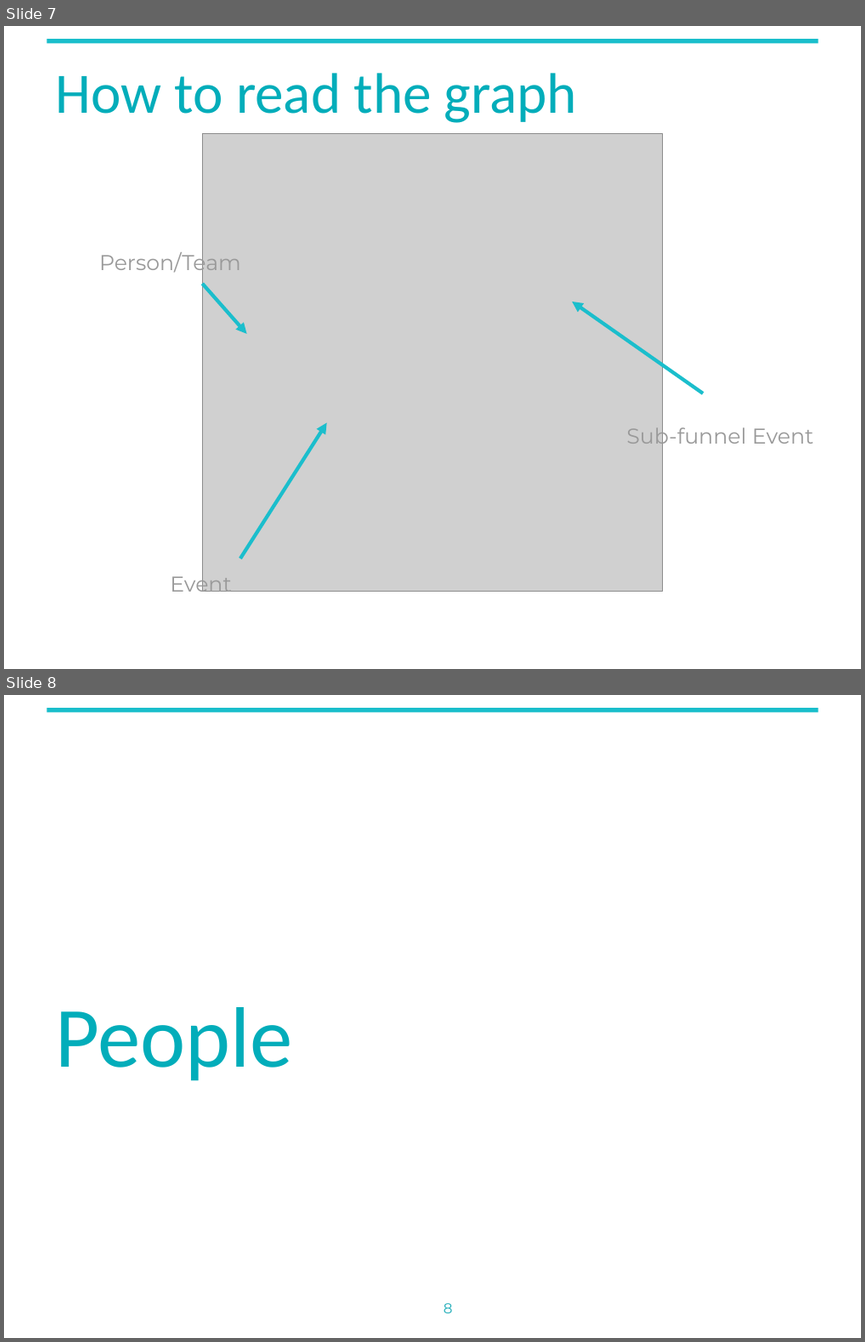
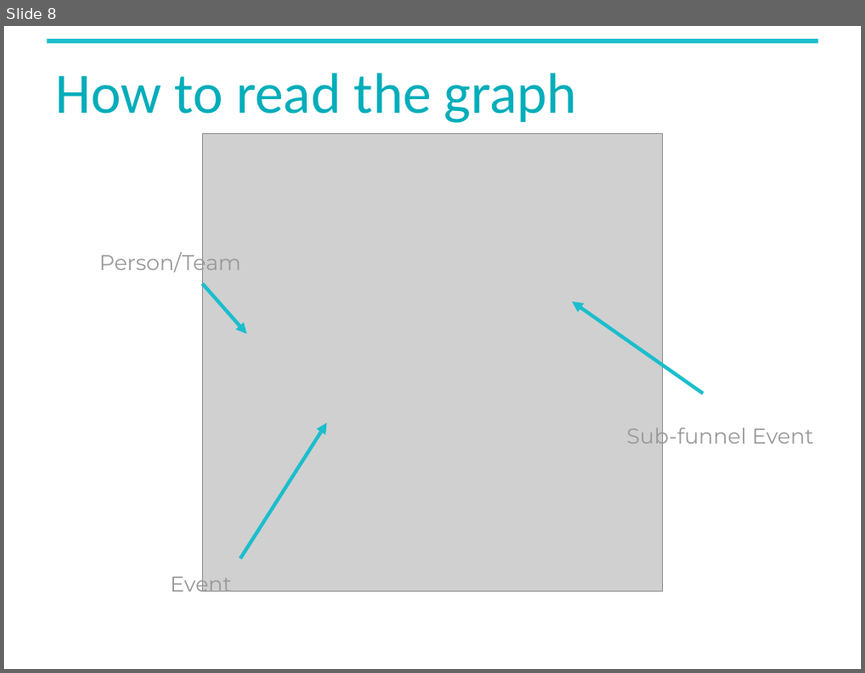
Before and after one commit to gwharris/NYU_network_analysis, a slide deck: reports/interim_presentation.pptx. Shown one above the other, each under a label of ours: slides 7 and 8 before the commit, slide 8 after it. The pictures are 865x1342 and 865x673 pixels, drawn with LibreOffice and Linux fonts; fonts in the diff are those of the drawing; grey boxes stand for pictures; background and template pictures are left out. Boxes give left, top, right and bottom in pixels: in the first picture for what was removed or moved away, otherwise in the second. Text is boxed around its words. In the diff, an @@ line names an element or a change of style, - is before the commit and + after.

```diff
--- a/reports/interim_presentation.pptx
+++ b/reports/interim_presentation.pptx
@@ slide 8 removed at bbox=[4, 695, 861, 1338], background #FFFFFF; not listed: 1 template element that a slide beside it also shows @@
@@ title removed at bbox=[55, 1007, 292, 1081] @@
-People
@@ rectangle removed at bbox=[575, 1246, 861, 1338] @@
@@ page number removed at bbox=[443, 1303, 453, 1313] @@
-8
@@ what was slide 7 is now slide 8 @@
```
Also in this commit, not shown: 1 slide changed, 2 slides added, 1 other slide removed, 1 other file.
